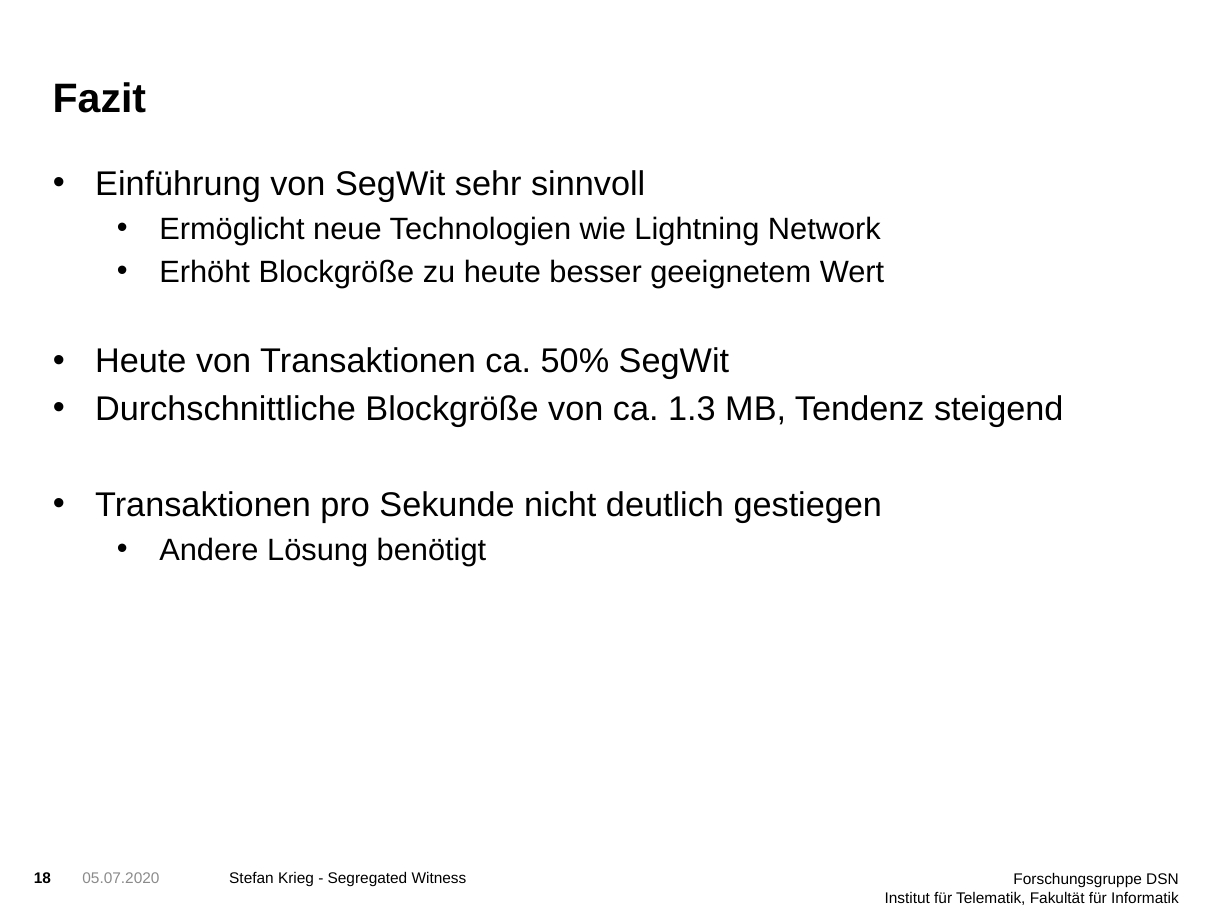
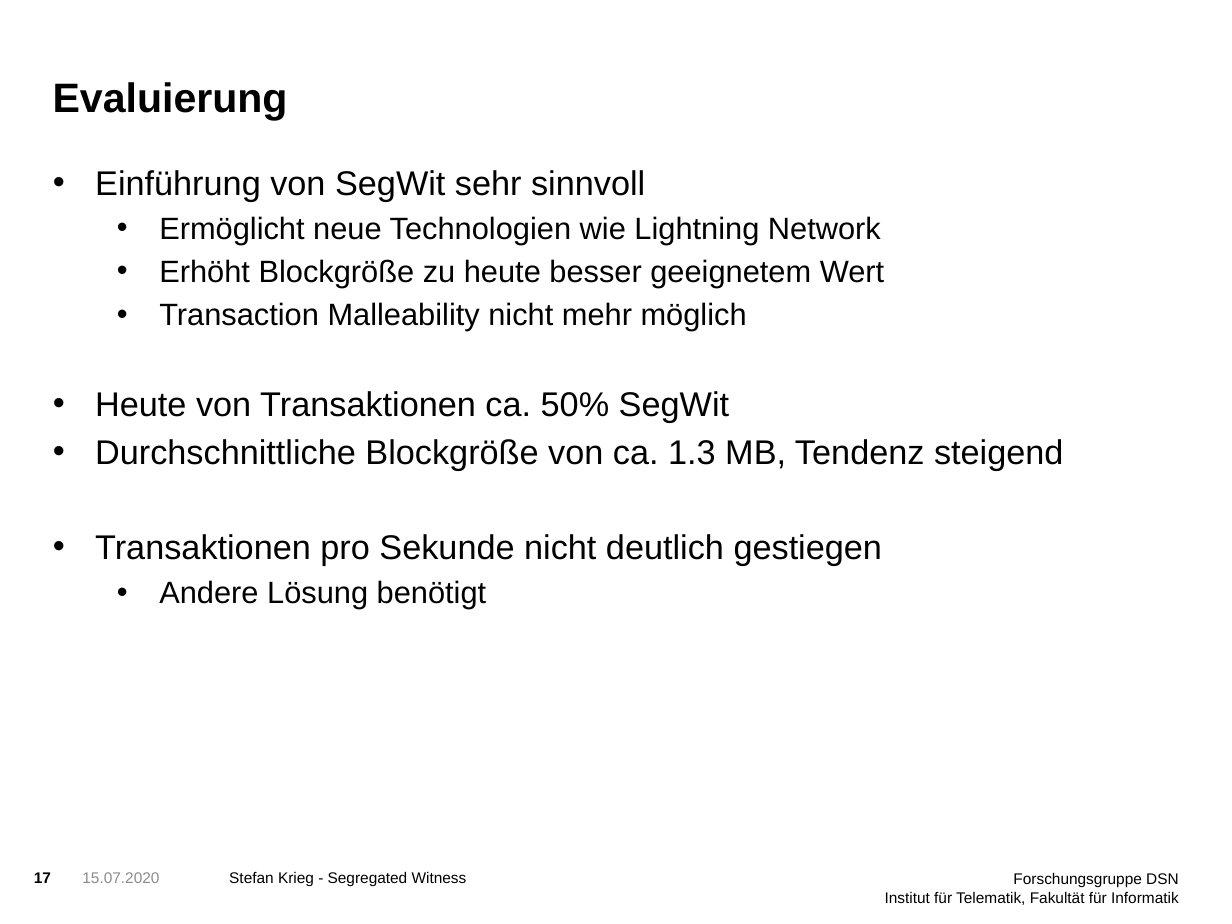
Before and after one commit to StefanDerEchte/SegWit-Proseminar, a slide deck: slide 17 of SegWit Präsentation.pptx (slide 18 before the commit). Drawn at 1232x924 pixels with LibreOffice and Linux fonts; fonts in the diff are those of the drawing; background and template pictures are left out. Boxes give left, top, right and bottom in pixels: in the first picture for what was removed or moved away, otherwise in the second. Text is boxed around its words. In the diff, an @@ line names an element or a change of style, - is before the commit and + after.

```diff
--- a/SegWit Präsentation.pptx
+++ b/SegWit Präsentation.pptx
@@ title at (x1=53, y1=82, x2=288, y2=120): text changed @@
-Fazit
+Evaluierung
@@ text at (x1=159, y1=302, x2=747, y2=331): paragraph added @@
+  • Transaction Malleability nicht mehr möglich
@@ page number at (x1=34, y1=872, x2=51, y2=883): text changed @@
-18
+17
@@ text at (x1=82, y1=872, x2=159, y2=883): text changed @@
-05.07.2020
+15.07.2020
```
Also in this commit, not shown: 16 other slides changed, 1 slide added, 4 other files.
